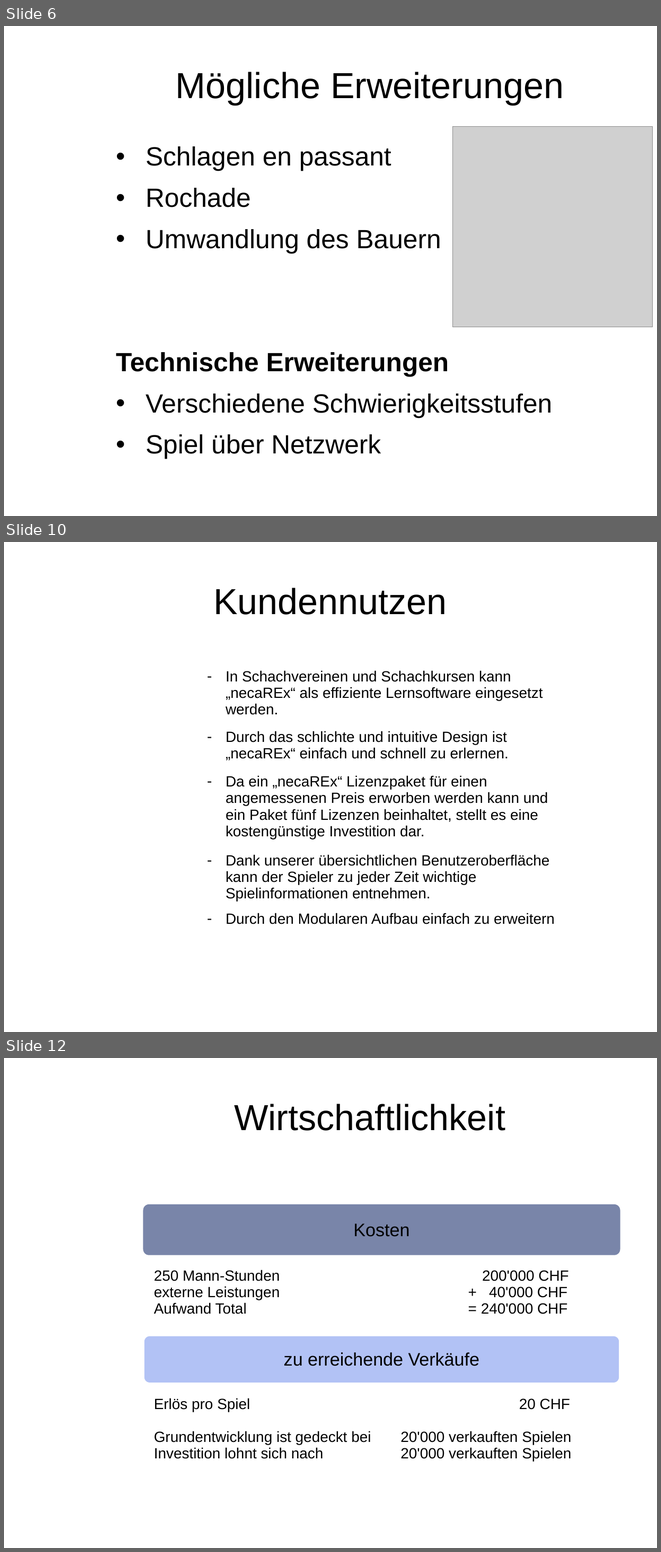
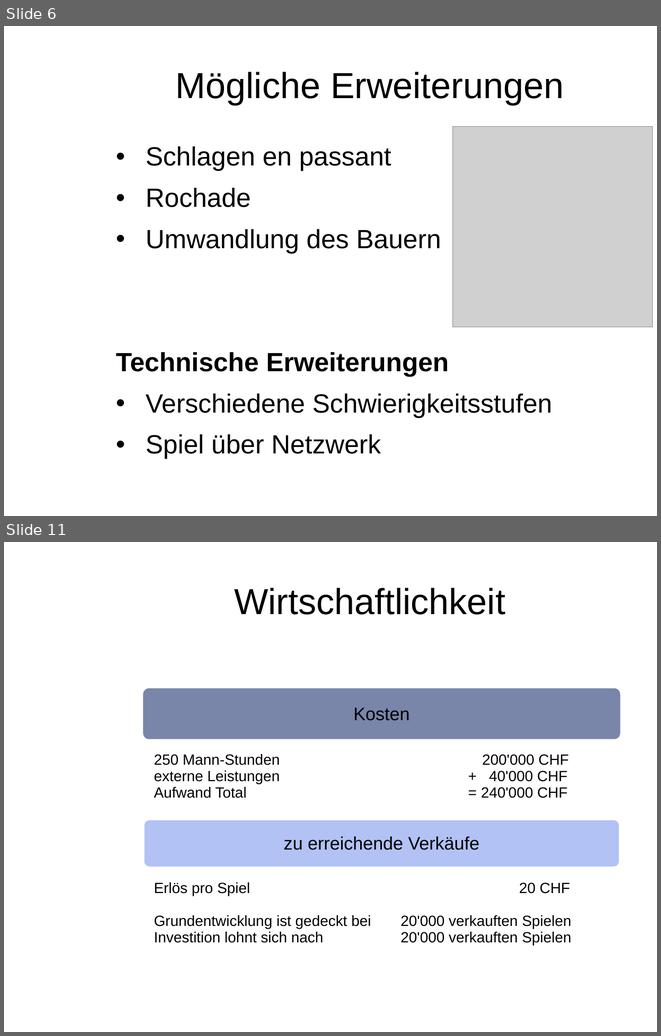
Before and after one commit to sprengmeister/IT10-t_SWE1_chess, a slide deck: Planung/projektskizze_nad.pptx. Shown one above the other, each under a label of ours: slides 6, 10 and 12 before the commit, slides 6 and 11 after it; the slides between them are not shown. The pictures are 661x1552 and 661x1036 pixels, drawn with LibreOffice and Linux fonts; fonts in the diff are those of the drawing; grey boxes stand for pictures; background and template pictures are left out. Boxes give left, top, right and bottom in pixels: in the first picture for what was removed or moved away, otherwise in the second. Text is boxed around its words. In the diff, an @@ line names an element or a change of style, - is before the commit and + after.

```diff
--- a/Planung/projektskizze_nad.pptx
+++ b/Planung/projektskizze_nad.pptx
@@ slide 10 removed at [4, 542, 657, 1032], background picture (left out) @@
@@ title removed at [213, 588, 447, 615] @@
-Kundennutzen
@@ text removed at [226, 670, 542, 715] @@
-– In Schachvereinen und Schachkursen kann „necaREx“ als effiziente Lernsoftware eingesetzt werden.
@@ text removed at [226, 731, 509, 760] @@
-– Durch das schlichte und intuitive Design ist „necaREx“ einfach und schnell zu erlernen.
@@ text removed at [226, 775, 548, 839] @@
-– Da ein „necaREx“ Lizenzpaket für einen angemessenen Preis erworben werden kann und ein Paket fünf Lizenzen beinhaltet, stellt es eine kostengünstige Investition dar.
@@ text removed at [226, 854, 549, 901] @@
-– Dank unserer übersichtlichen Benutzeroberfläche kann der Spieler zu jeder Zeit wichtige Spielinformationen entnehmen.
@@ text removed at [226, 912, 555, 924] @@
-– Durch den Modularen Aufbau einfach zu erweitern
@@ what was slide 12 is now slide 11 @@
```
Also in this commit, not shown: 4 slides changed, 1 other file.
